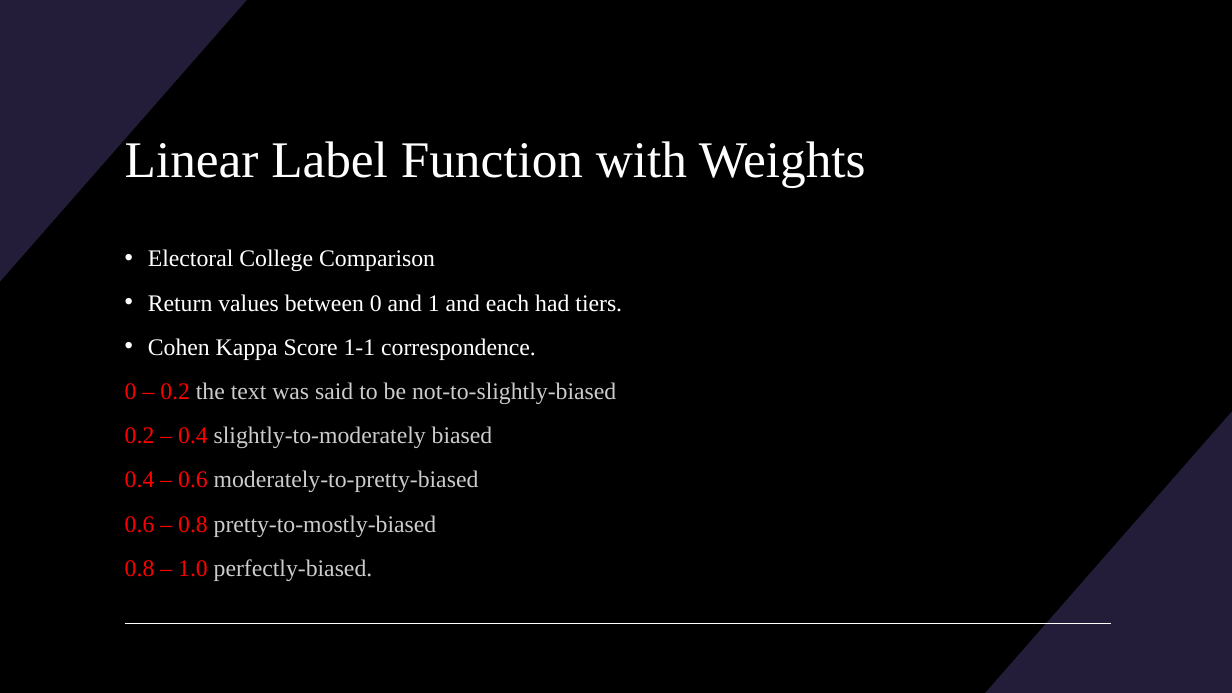
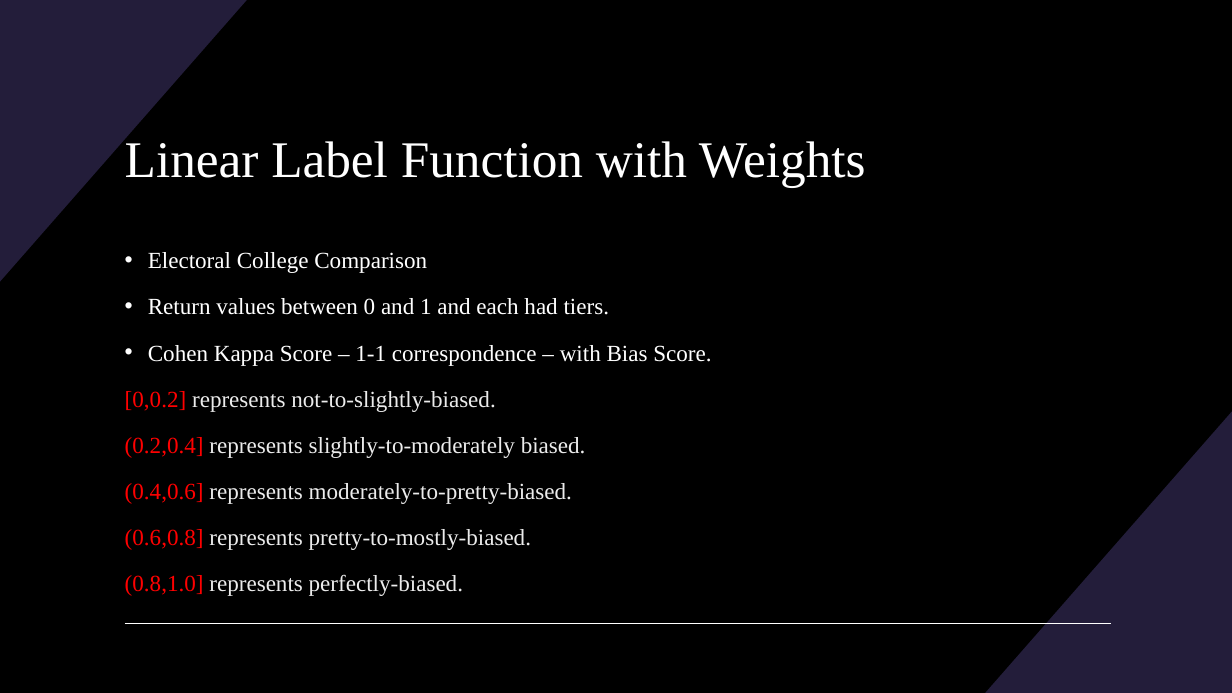
Before and after one commit to BenjaminRocco/Capstone_Project, a slide deck: slide 7 of Capstone_Presentation.pptx. Drawn at 1232x693 pixels with LibreOffice and Linux fonts; fonts in the diff are those of the drawing. Boxes give left, top, right and bottom in pixels: in the first picture for what was removed or moved away, otherwise in the second. Text is boxed around its words. In the diff, an @@ line names an element or a change of style, - is before the commit and + after.

```diff
--- a/Capstone_Presentation.pptx
+++ b/Capstone_Presentation.pptx
@@ text at [148, 252, 609, 315]: size 18.5 to 18 pt in "Electoral College Comparison", "Return values between 0 and 1 and ..."; line spacing 1.1 to 1.2 @@
@@ text at [125, 345, 711, 596]: text changed; size 18.5 to 18 pt; text colour #CCCCCC to #ECECEC @@
-• Cohen Kappa Score 1-1 correspondence.
-0 – 0.2 the text was said to be not-to-slightly-biased
-0.2 – 0.4 slightly-to-moderately biased
-0.4 – 0.6 moderately-to-pretty-biased
-0.6 – 0.8 pretty-to-mostly-biased
-0.8 – 1.0 perfectly-biased.
+• Cohen Kappa Score – 1-1 correspondence – with Bias Score.
+[0,0.2] represents not-to-slightly-biased.
+(0.2,0.4] represents slightly-to-moderately biased.
+(0.4,0.6] represents moderately-to-pretty-biased.
+(0.6,0.8] represents pretty-to-mostly-biased.
+(0.8,1.0] represents perfectly-biased.
```
Also in this commit, not shown: 8 other slides changed, 5 slides added, 13 other files.
